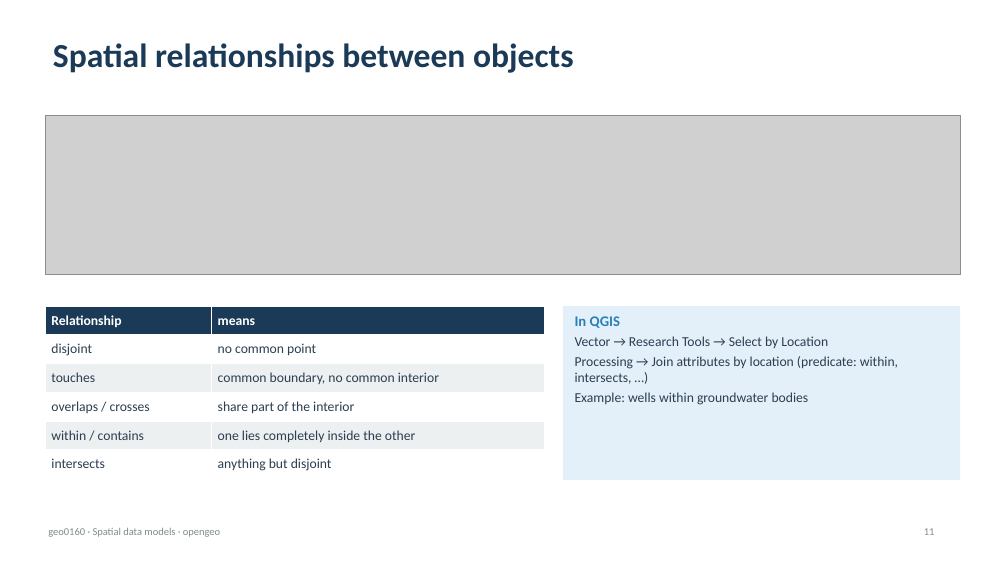
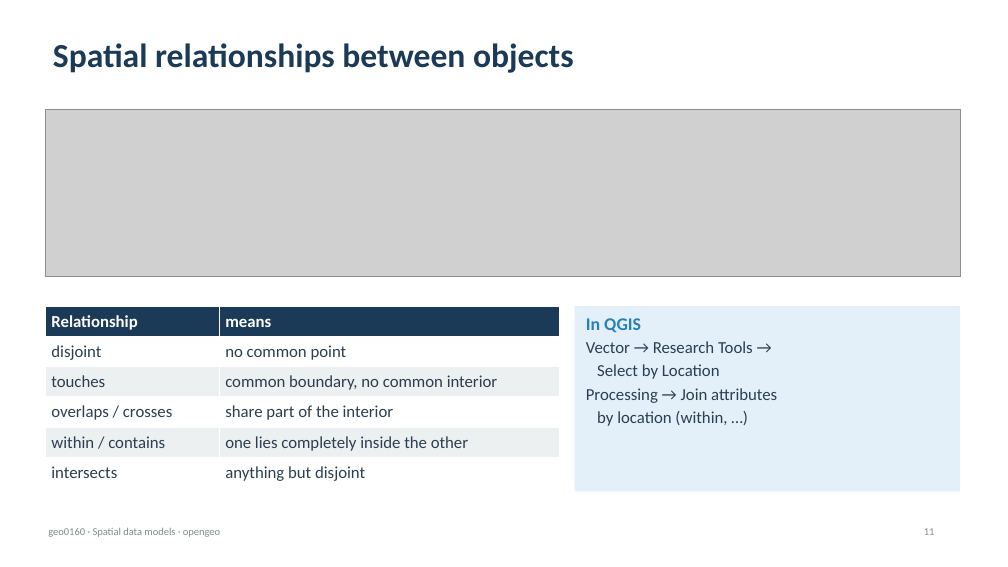
Before and after one commit to EOLab-HSRW/ee8136-ws2026, a slide deck: slide 11 of s02_2026-10-13/geo0160_Data_Models_Formats.pptx. Drawn at 1008x567 pixels with LibreOffice and Linux fonts; fonts in the diff are those of the drawing; grey boxes stand for pictures; background and template pictures are left out. Boxes give left, top, right and bottom in pixels: in the first picture for what was removed or moved away, otherwise in the second. Text is boxed around its words. In the diff, an @@ line names an element or a change of style, - is before the commit and + after.

```diff
--- a/s02_2026-10-13/geo0160_Data_Models_Formats.pptx
+++ b/s02_2026-10-13/geo0160_Data_Models_Formats.pptx
@@ picture: place and size @@
-picture at (45,115,960,274)
+picture at (45,110,960,276)
@@ table at (45,306,560,488) @@
@@ size 13 to 16 pt @@
@@ table: place and size @@
-table at (45,306,544,479)
+table at (45,306,560,488)
@@ rectangle "In QGIS": place and size @@
-rectangle "In QGIS" at (563,306,960,480)
+rectangle "In QGIS" at (575,306,960,492)
@@ text in rectangle at (586,318,641,333): size 14 to 17 pt in "In QGIS" @@
@@ text in rectangle at (586,341,777,426): text changed; size 13 to 16 pt @@
-Vector → Research Tools → Select by Location
-Processing → Join attributes by location (predicate: within, intersects, …)
-Example: wells within groundwater bodies
+Vector → Research Tools →
+Select by Location
+Processing → Join attributes
+by location (within, …)
```
Also in this commit, not shown: 12 other slides changed.
